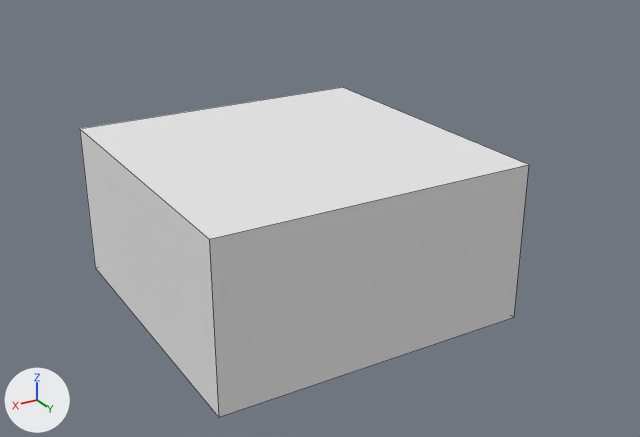
The Blender file LD41/Assets/Models/WoodCutterHut.blend as it was, and as the next commit left it.
One viewpoint serves both versions: a camera (50 mm lens) standing at (1.5, 3.51, 2.72) and looking at (-1.08, -0.78, 0.57). Lighting does not change. The marker at lower left points along +X, +Y and +Z. Mesh edges are drawn as thin lines.
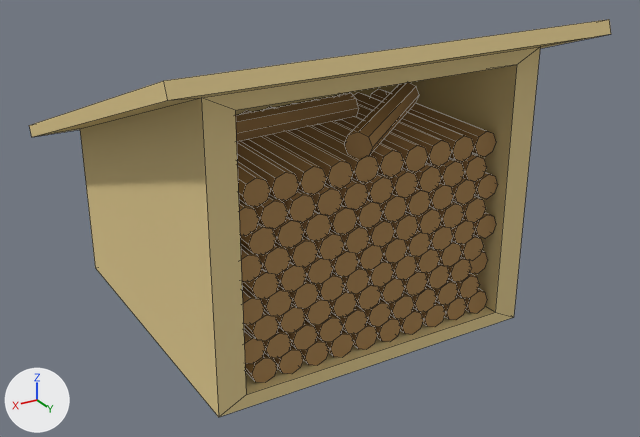
Pixel boxes [x1, y1, x2, y2] of what changed, in the pictures (640 x 437 px):
'Cube', reshaped (30% wider, 21% taller): before [80, 87, 529, 417]; after [29, 19, 611, 417]
part 1 of me_cube, added: after [464, 288, 487, 313]
part 2 of me_cube, added: after [443, 295, 467, 320]
part 3 of me_cube, added: after [421, 301, 445, 327]
part 4 of me_cube, added (brown): after [398, 308, 424, 334]
part 5 of me_cube, added (brown): after [374, 315, 401, 342]
part 6 of me_cube, added (brown): after [351, 322, 378, 350]
part 7 of me_cube, added (brown): after [326, 329, 354, 357]
part 8 of me_cube, added (brown): after [300, 337, 329, 366]
part 9 of me_cube, added (brown): after [273, 344, 304, 374]
part 10 of me_cube, added (brown): after [245, 352, 278, 383]
part 11 of me_cube, added (brown): after [371, 89, 496, 157]
part 12 of me_cube, added (brown): after [353, 92, 474, 162]
part 13 of me_cube, added (brown): after [356, 104, 452, 167]
part 14 of me_cube, added (brown): after [314, 99, 428, 172]
part 15 of me_cube, added (brown): after [291, 103, 404, 177]
part 16 of me_cube, added (brown): after [266, 106, 379, 183]
part 17 of me_cube, added (brown): after [241, 110, 353, 189]
part 18 of me_cube, added (brown): after [241, 136, 327, 195]
part 19 of me_cube, added (brown): after [236, 141, 299, 201]
part 20 of me_cube, added (brown): after [237, 161, 271, 207]
part 21 of me_cube, added (brown): after [449, 153, 487, 182]
part 22 of me_cube, added (brown): after [426, 158, 464, 187]
part 23 of me_cube, added (brown): after [409, 163, 442, 193]
part 24 of me_cube, added (brown): after [385, 167, 418, 198]

Patch to the scene script:
```diff
--- a/LD41/Assets/Models/WoodCutterHut.blend.py
+++ b/LD41/Assets/Models/WoodCutterHut.blend.py
@@ me_cube @@
 # used by ob_cube; location = (0.0, 0.0, 0.0); rotation_euler = (1.571, 0.0, 0.0), in degrees (90, 0, 0); scale = (1.0, 0.5, 1.0)
-me_cube.from_pydata(...)  # 8 vertices, 6 faces; spans x -2.0..0.0, y 0.0..2.0, z -0.01..1.99
-me_cube.materials.append(mat_material)  # white #e7e7e7
+me_cube.from_pydata(...)  # 1496 vertices, 942 faces; spans x -2.25..0.25, y 0.0..3.68, z -0.26..2.27
+# me_cube part 1: a new loose piece, an 8-sided cylinder along z spanning x -1.82..-1.67, y 0.14..0.45, z 0.05..1.11, in mat_wood (brown #a88557)
+# me_cube part 2: a new loose piece, an 8-sided cylinder along z spanning x -1.66..-1.51, y 0.14..0.45, z 0.05..1.11, in mat_wood (brown #a88557)
+# me_cube part 3: a new loose piece, an 8-sided cylinder along z spanning x -1.5..-1.35, y 0.14..0.45, z 0.05..1.11, in mat_wood (brown #a88557)
+# me_cube part 4: a new loose piece, an 8-sided cylinder along z spanning x -1.34..-1.19, y 0.14..0.45, z 0.05..1.11, in mat_wood (brown #a88557)
+# me_cube part 5: a new loose piece, an 8-sided cylinder along z spanning x -1.18..-1.03, y 0.14..0.45, z 0.05..1.11, in mat_wood (brown #a88557)
+# me_cube part 6: a new loose piece, an 8-sided cylinder along z spanning x -1.02..-0.86, y 0.14..0.45, z 0.05..1.11, in mat_wood (brown #a88557)
+# me_cube part 7: a new loose piece, an 8-sided cylinder along z spanning x -0.86..-0.7, y 0.14..0.45, z 0.05..1.11, in mat_wood (brown #a88557)
+# me_cube part 8: a new loose piece, an 8-sided cylinder along z spanning x -0.7..-0.54, y 0.14..0.45, z 0.05..1.11, in mat_wood (brown #a88557)
+# me_cube part 9: a new loose piece, an 8-sided cylinder along z spanning x -0.54..-0.38, y 0.14..0.45, z 0.05..1.11, in mat_wood (brown #a88557)
+# me_cube part 10: a new loose piece, an 8-sided cylinder along z spanning x -0.38..-0.22, y 0.14..0.45, z 0.05..1.11, in mat_wood (brown #a88557)
+# me_cube part 11: a new loose piece, an 8-sided cylinder along z spanning x -1.83..-1.67, y 2.12..2.43, z 0.09..1.16, in mat_wood (brown #a88557)
+# me_cube part 12: a new loose piece, an 8-sided cylinder along z spanning x -1.67..-1.51, y 2.12..2.43, z 0.09..1.16, in mat_wood (brown #a88557)
+# me_cube part 13: a new loose piece, an 8-sided cylinder along z spanning x -1.51..-1.35, y 2.12..2.43, z 0.09..1.16, in mat_wood (brown #a88557)
+# me_cube part 14: a new loose piece, an 8-sided cylinder along z spanning x -1.34..-1.19, y 2.12..2.43, z 0.09..1.16, in mat_wood (brown #a88557)
+# me_cube part 15: a new loose piece, an 8-sided cylinder along z spanning x -1.18..-1.03, y 2.12..2.43, z 0.09..1.16, in mat_wood (brown #a88557)
+# me_cube part 16: a new loose piece, an 8-sided cylinder along z spanning x -1.02..-0.87, y 2.12..2.43, z 0.09..1.16, in mat_wood (brown #a88557)
+# me_cube part 17: a new loose piece, an 8-sided cylinder along z spanning x -0.86..-0.71, y 2.12..2.43, z 0.09..1.16, in mat_wood (brown #a88557)
+# me_cube part 18: a new loose piece, an 8-sided cylinder along z spanning x -0.7..-0.55, y 2.12..2.43, z 0.09..1.16, in mat_wood (brown #a88557)
+# me_cube part 19: a new loose piece, an 8-sided cylinder along z spanning x -0.54..-0.39, y 2.12..2.43, z 0.09..1.16, in mat_wood (brown #a88557)
+# me_cube part 20: a new loose piece, an 8-sided cylinder along z spanning x -0.38..-0.23, y 2.12..2.43, z 0.09..1.16, in mat_wood (brown #a88557)
+# me_cube part 21: a new loose piece, an 8-sided cylinder along z spanning x -1.75..-1.59, y 1.87..2.17, z 0.06..1.13, in mat_wood (brown #a88557)
+# me_cube part 22: a new loose piece, an 8-sided cylinder along z spanning x -1.59..-1.43, y 1.87..2.17, z 0.06..1.13, in mat_wood (brown #a88557)
+# me_cube part 23: a new loose piece, an 8-sided cylinder along z spanning x -1.43..-1.27, y 1.87..2.17, z 0.06..1.13, in mat_wood (brown #a88557)
+# me_cube part 24: a new loose piece, an 8-sided cylinder along z spanning x -1.27..-1.11, y 1.87..2.17, z 0.06..1.13, in mat_wood (brown #a88557)
+# me_cube part 25: a new loose piece, an 8-sided cylinder along z spanning x -1.1..-0.95, y 1.87..2.17, z 0.06..1.13, in mat_wood (brown #a88557)
+# me_cube part 26: a new loose piece, an 8-sided cylinder along z spanning x -0.94..-0.79, y 1.87..2.17, z 0.06..1.13, in mat_wood (brown #a88557)
+# me_cube part 27: a new loose piece, an 8-sided cylinder along z spanning x -0.78..-0.63, y 1.87..2.17, z 0.06..1.13, in mat_wood (brown #a88557)
+# me_cube part 28: a new loose piece, an 8-sided cylinder along z spanning x -0.62..-0.47, y 1.87..2.17, z 0.06..1.13, in mat_wood (brown #a88557)
+# me_cube part 29: a new loose piece, an 8-sided cylinder along z spanning x -0.46..-0.31, y 1.87..2.17, z 0.06..1.13, in mat_wood (brown #a88557)
+# me_cube part 30: a new loose piece, an 8-sided cylinder along z spanning x -0.3..-0.15, y 1.87..2.17, z 0.06..1.13, in mat_wood (brown #a88557)
+# me_cube part 31: 2 vertices removed from x -2.0..0.0, y 2.0, z -0.01; 1010 vertices added at x -2.25..0.25, y 0.16..3.68, z -0.26..2.27
+me_cube.materials.append(mat_woodwalls)  # beige #e2cc93
+me_cube.materials.append(mat_wood)  # brown #a88557
```
